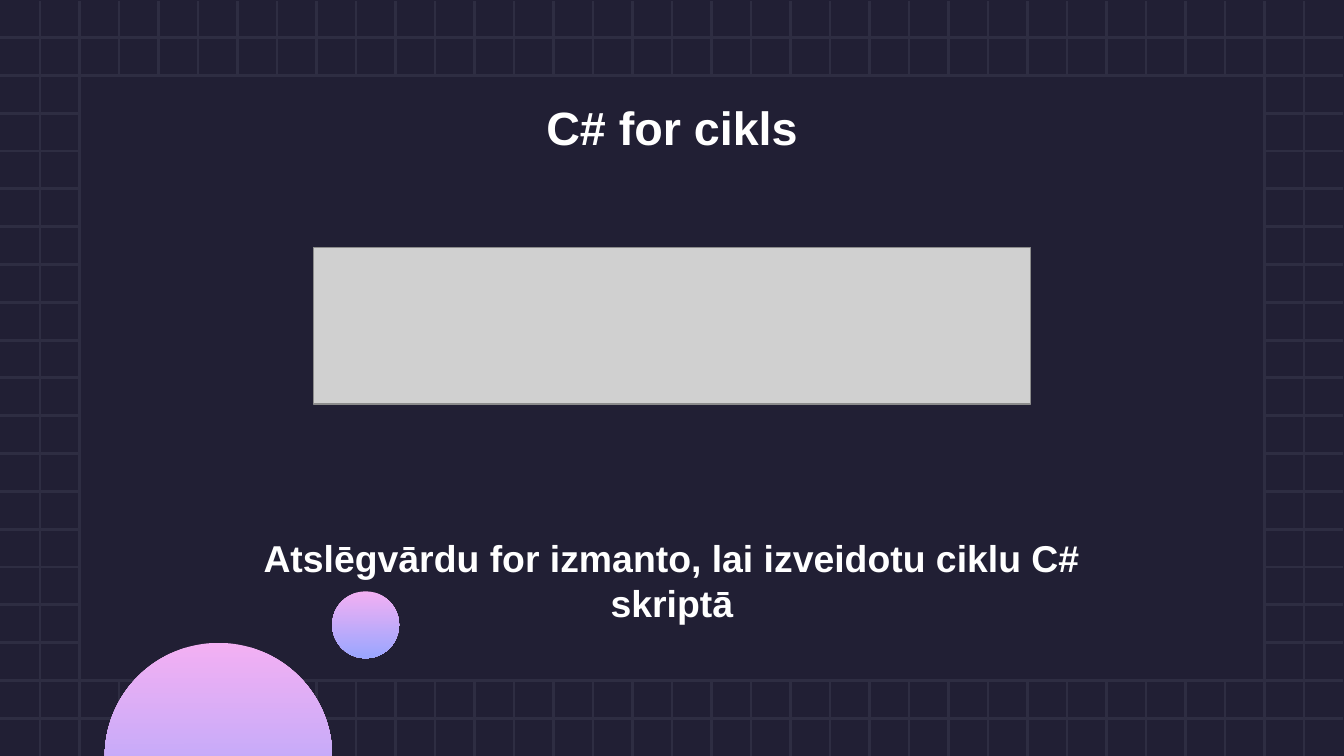
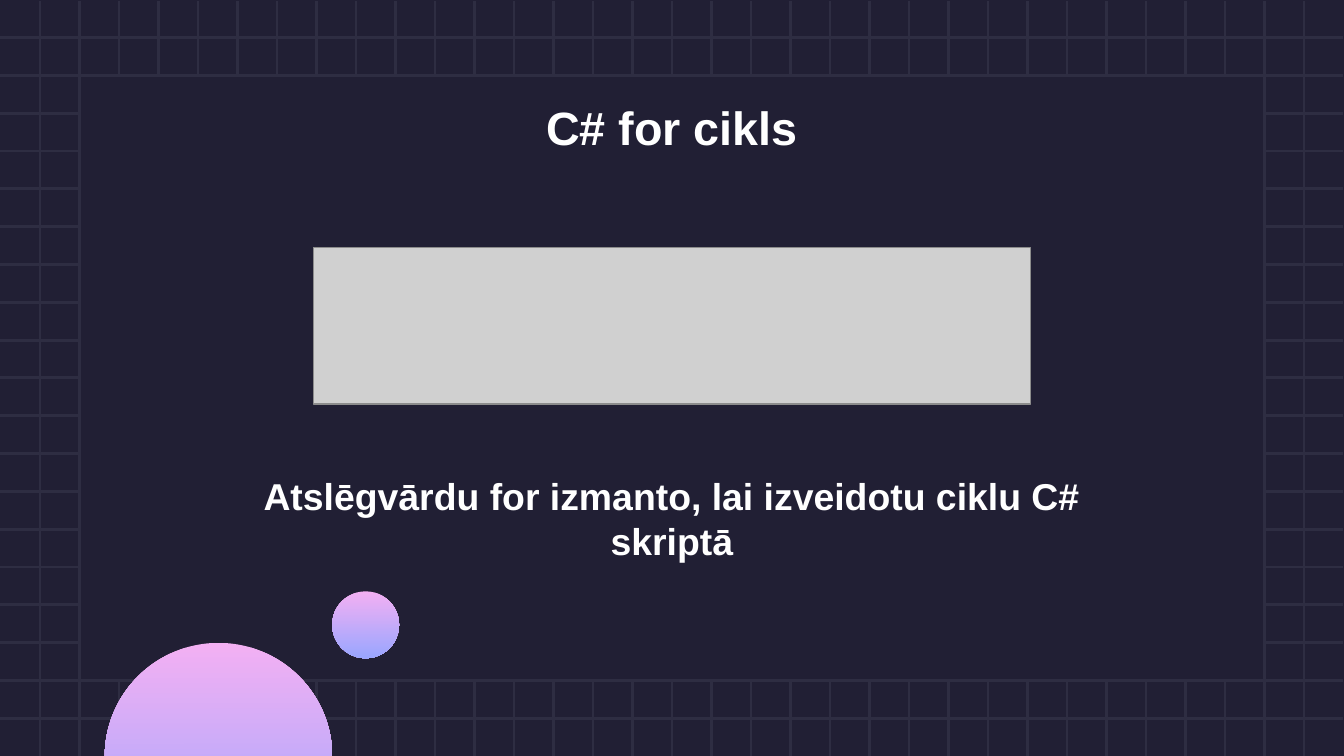
Before and after one commit to RoseU22/Eksamens_Sist_Prog, a slide deck: slide 3 of Cikls ar skaitītāju strādājot ar C#.pptx. Drawn at 1344x756 pixels with LibreOffice and Linux fonts; fonts in the diff are those of the drawing; grey boxes stand for pictures. Boxes give left, top, right and bottom in pixels: in the first picture for what was removed or moved away, otherwise in the second. Text is boxed around its words. In the diff, an @@ line names an element or a change of style, - is before the commit and + after.

```diff
--- a/Cikls ar skaitītāju strādājot ar C#.pptx
+++ b/Cikls ar skaitītāju strādājot ar C#.pptx
@@ text "Atslēgvārdu for izmanto, lai izveidotu ...": place and size @@
-text "Atslēgvārdu for izmanto, lai izveidotu ..." at (264, 545, 1079, 625)
+text "Atslēgvārdu for izmanto, lai izveidotu ..." at (264, 483, 1079, 563)
```
Also in this commit, not shown: 7 other slides changed, 5 slides added, 19 slides removed, 2 other files.
